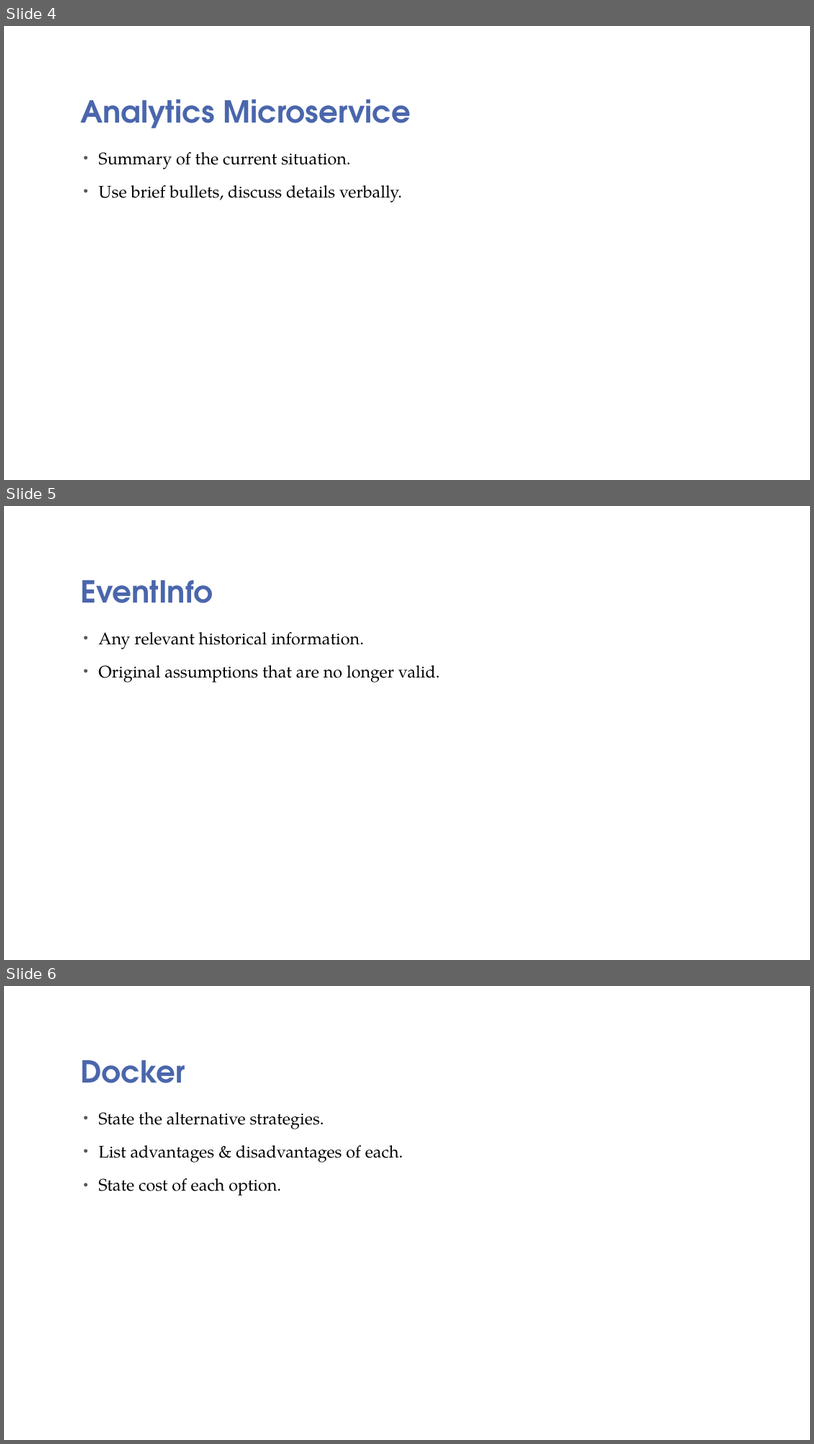
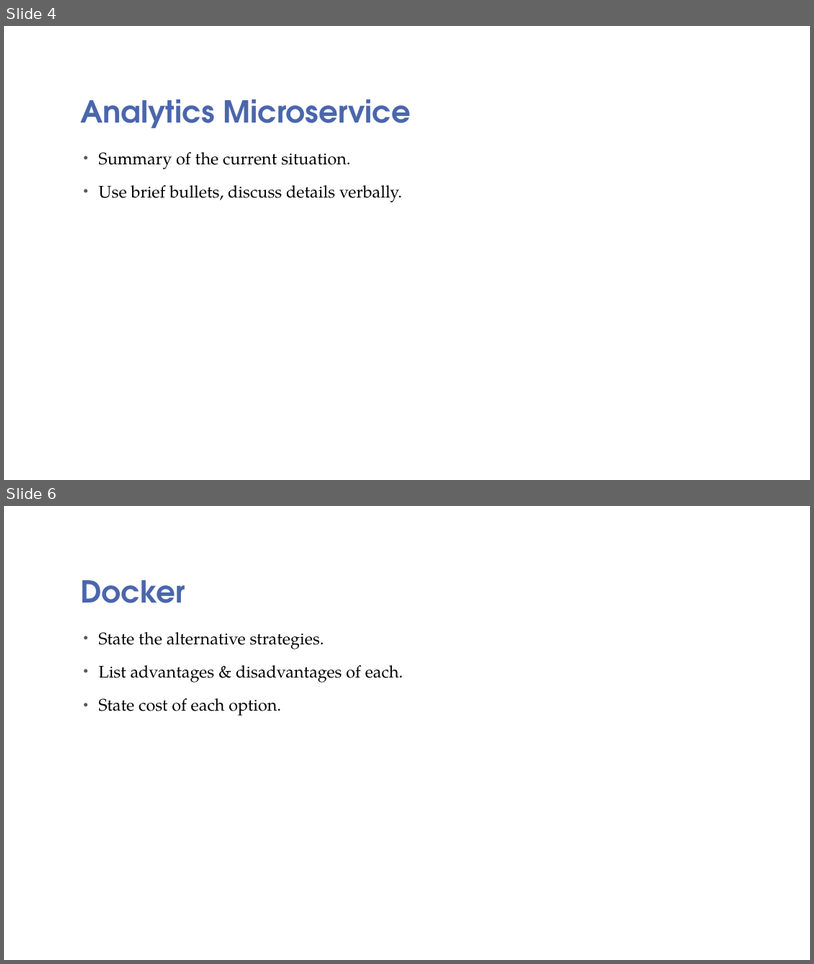
Before and after one commit to deutschah/IOT2, a slide deck: Internet stvari i servisa2.pptx. Shown one above the other, each under a label of ours: slides 4, 5 and 6 before the commit, slides 4 and 6 after it; the slides between them are not shown. The pictures are 814x1444 and 814x964 pixels, drawn with LibreOffice and Linux fonts; fonts in the diff are those of the drawing; background and template pictures are left out. Boxes give left, top, right and bottom in pixels: in the first picture for what was removed or moved away, otherwise in the second. Text is boxed around its words. In the diff, an @@ line names an element or a change of style, - is before the commit and + after.

```diff
--- a/Internet stvari i servisa2.pptx
+++ b/Internet stvari i servisa2.pptx
@@ slide 5 removed at (4,506,810,960), background picture (left out) @@
@@ title removed at (80,580,213,603) @@
-EventInfo
@@ text removed at (98,632,440,682) @@
-• Any relevant historical information.
-• Original assumptions that are no longer valid.
```
Also in this commit, not shown: 1 slide added, 5 other files.
